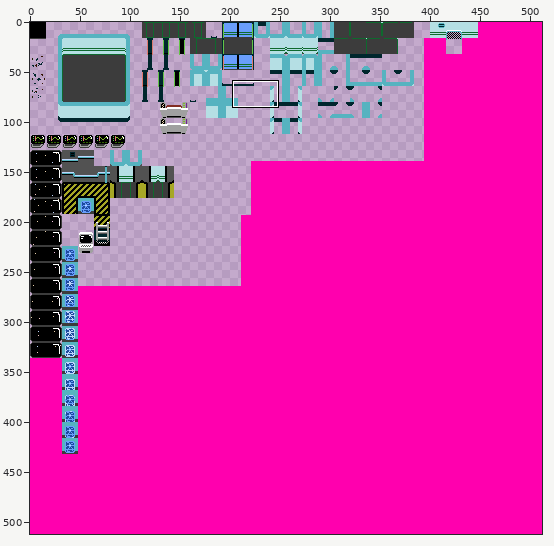
One commit to this sprite sheet: Assets/Resources/Sprites/tileset.png. Above, an overview of the earlier version with the close-up marked.
Close-up. Before:
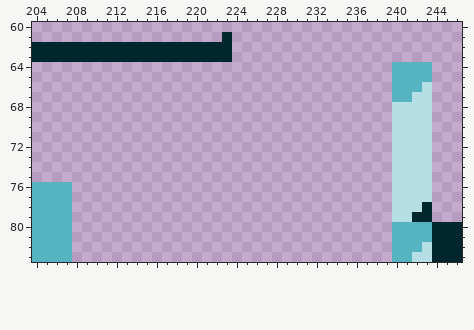
The file is 512x512 pixels. Shown: x 204..246, y 60..83. The commit also changed other parts of the picture, which this record leaves out.
New version:
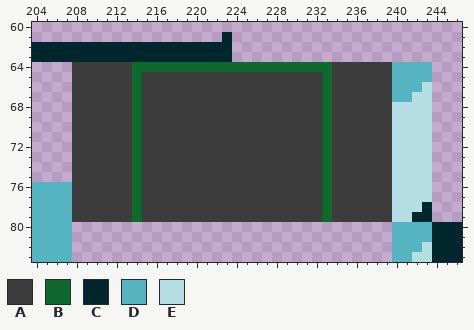
Palette (. is transparent): A #3c3c3c  B #0e692e  C #00262d  D #56b3c0  E #b5dfe4
The edit:
{"y":64,"x":208,"old":"................................","new":"AAAAAABBBBBBBBBBBBBBBBBBBBAAAAAA"}
{"y":65,"x":208,"old":"................................","new":"AAAAAABAAAAAAAAAAAAAAAAAABAAAAAA"}
{"y":66,"x":208,"old":"................................","new":"AAAAAABAAAAAAAAAAAAAAAAAABAAAAAA"}
{"y":67,"x":208,"old":"................................","new":"AAAAAABAAAAAAAAAAAAAAAAAABAAAAAA"}
{"y":68,"x":208,"old":"................................","new":"AAAAAABAAAAAAAAAAAAAAAAAABAAAAAA"}
{"y":69,"x":208,"old":"................................","new":"AAAAAABAAAAAAAAAAAAAAAAAABAAAAAA"}
{"y":70,"x":208,"old":"................................","new":"AAAAAABAAAAAAAAAAAAAAAAAABAAAAAA"}
{"y":71,"x":208,"old":"................................","new":"AAAAAABAAAAAAAAAAAAAAAAAABAAAAAA"}
{"y":72,"x":208,"old":"................................","new":"AAAAAABAAAAAAAAAAAAAAAAAABAAAAAA"}
{"y":73,"x":208,"old":"................................","new":"AAAAAABAAAAAAAAAAAAAAAAAABAAAAAA"}
{"y":74,"x":208,"old":"................................","new":"AAAAAABAAAAAAAAAAAAAAAAAABAAAAAA"}
{"y":75,"x":208,"old":"................................","new":"AAAAAABAAAAAAAAAAAAAAAAAABAAAAAA"}
{"y":76,"x":208,"old":"................................","new":"AAAAAABAAAAAAAAAAAAAAAAAABAAAAAA"}
{"y":77,"x":208,"old":"................................","new":"AAAAAABAAAAAAAAAAAAAAAAAABAAAAAA"}
{"y":78,"x":208,"old":"................................","new":"AAAAAABAAAAAAAAAAAAAAAAAABAAAAAA"}
{"y":79,"x":208,"old":"................................","new":"AAAAAABAAAAAAAAAAAAAAAAAABAAAAAA"}
{"label":"added","picture_box":[72,62,392,222]}
